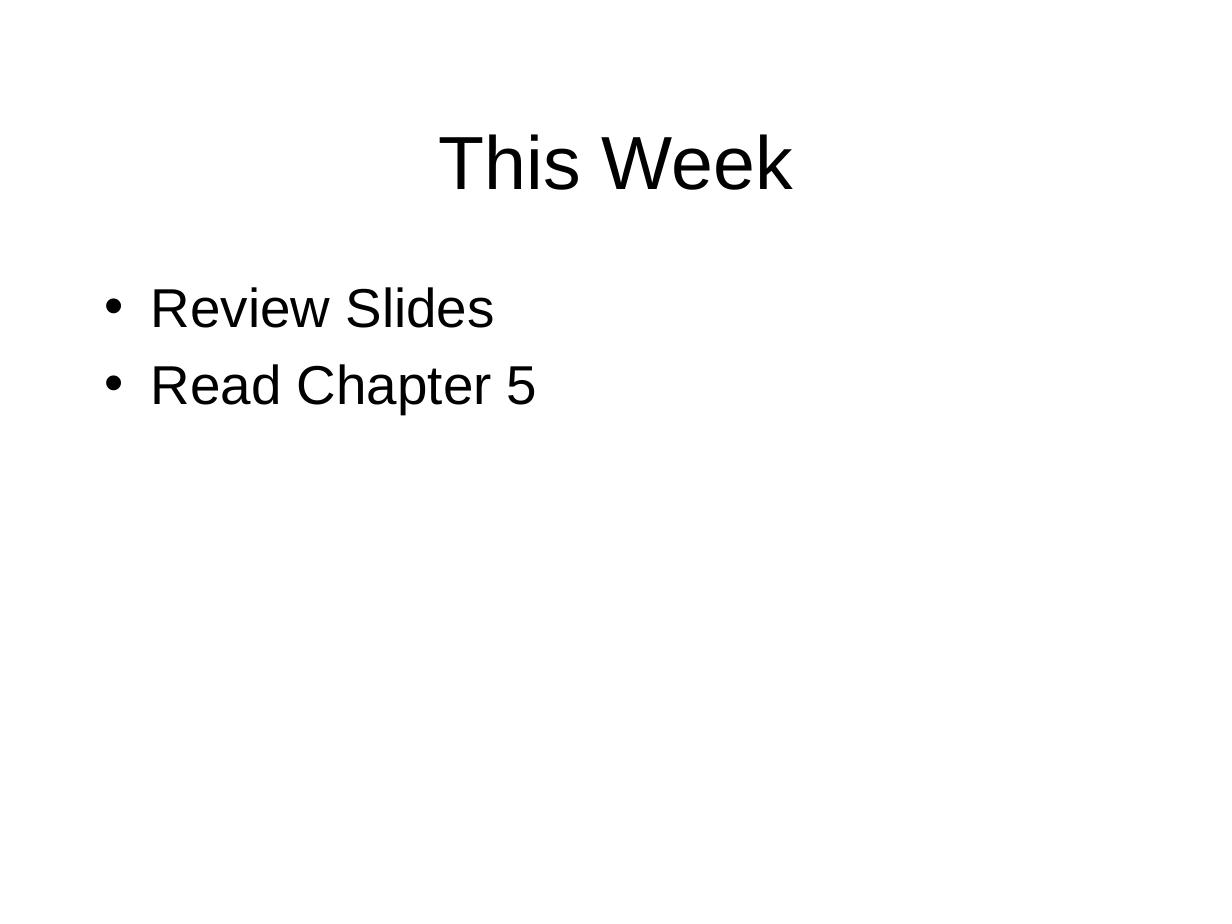
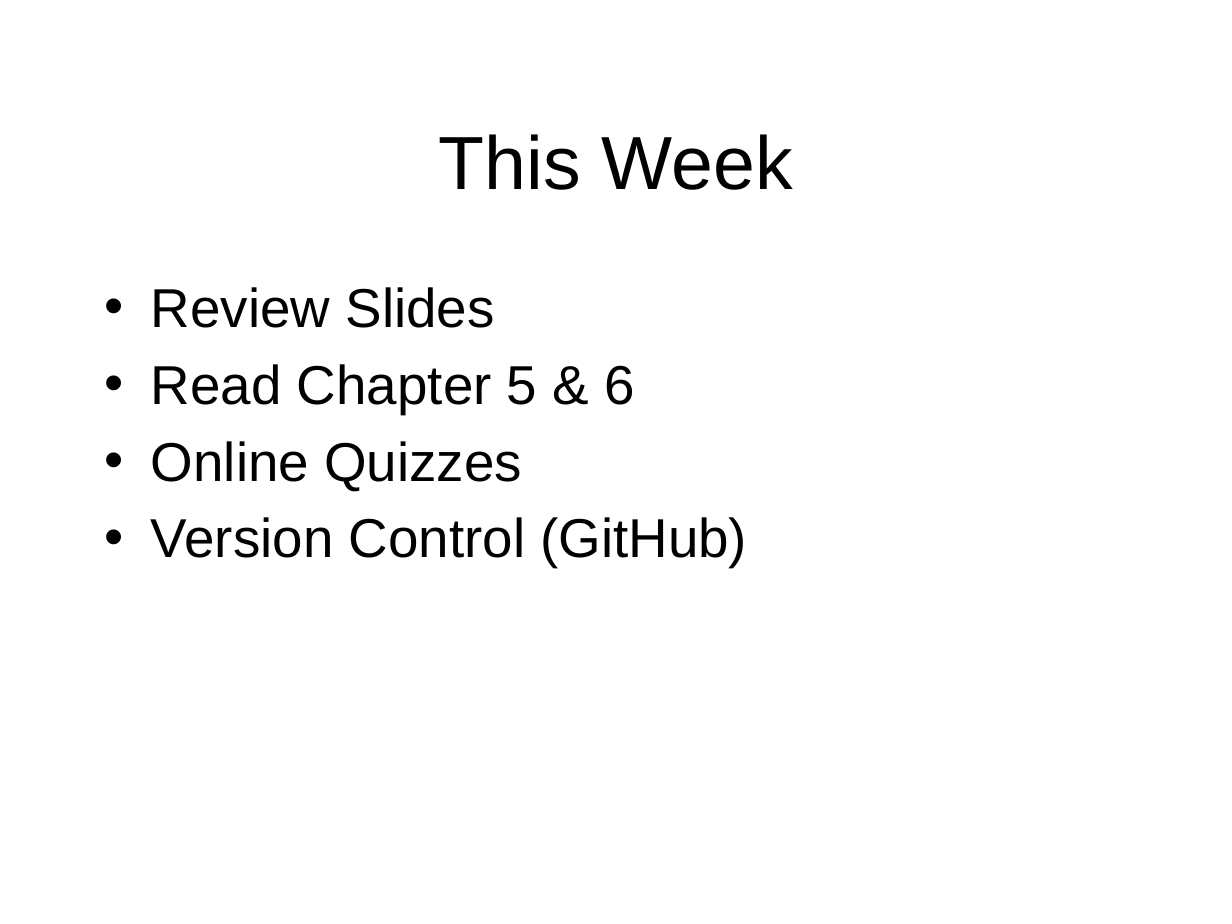
Before and after one commit to octaviordz/zjnu2017.github.io, a slide deck: slide 5 of OOAD/lectures/070--Notation.Part.2.pptx (slide 4 before the commit). Drawn at 1232x924 pixels with LibreOffice and Linux fonts; fonts in the diff are those of the drawing. Boxes give left, top, right and bottom in pixels: in the first picture for what was removed or moved away, otherwise in the second. Text is boxed around its words. In the diff, an @@ line names an element or a change of style, - is before the commit and + after.

```diff
--- a/OOAD/lectures/070--Notation.Part.2.pptx
+++ b/OOAD/lectures/070--Notation.Part.2.pptx
@@ text at (151, 364, 747, 567): text changed @@
-• Read Chapter 5
+• Read Chapter 5 & 6
+• Online Quizzes
+• Version Control (GitHub)
```
Also in this commit, not shown: 2 other slides changed, 1 slide added, 1 other file.
